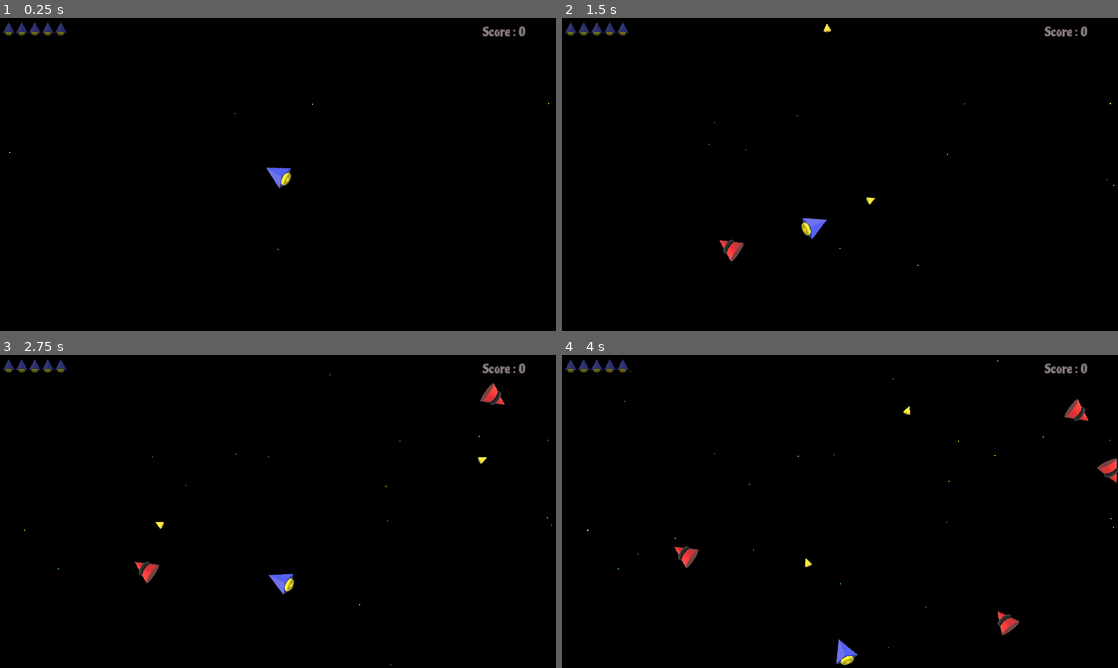
Above: before the commit, frames 1-4 (two rows, left to right).
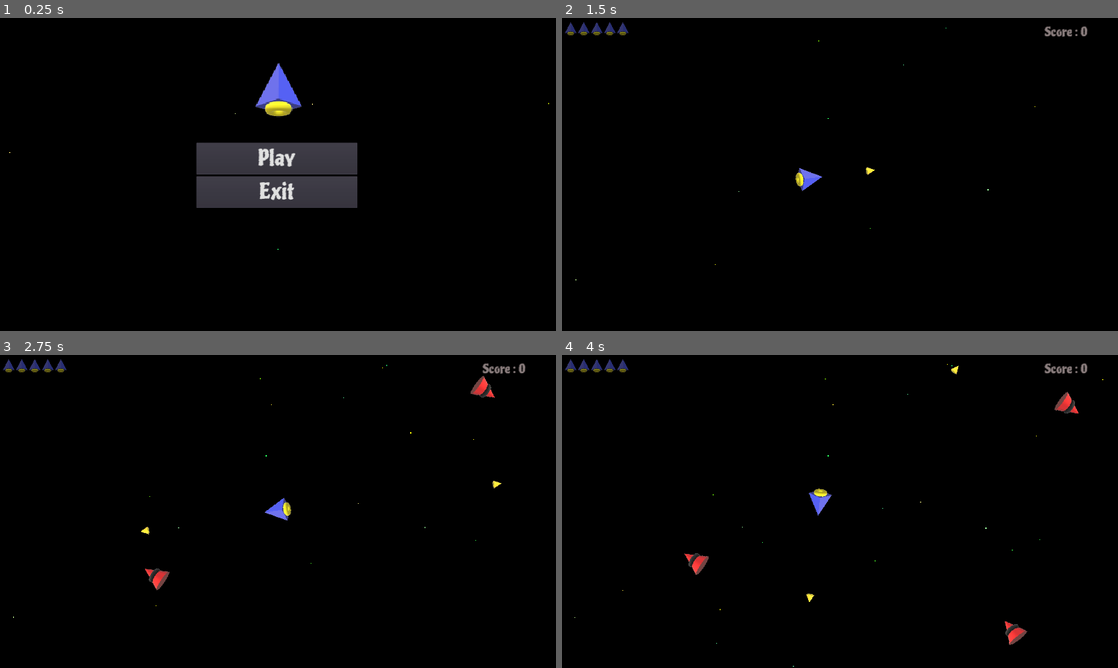
Above: after the commit, the same moments.

Repository: ufrshubham/OneClickRumble
Game: Godot game, scene res://scenes/MainMenu.tscn
Same seed, same stepped clock (60 frames per second), same inputs: the game is played once before the commit and once after it. Before the commit the project starts from res://scenes/Space.tscn.
Inputs (mouse positions are in pixels of both pictures, inside the frame that each line leads up to):
- Up to frame 1 (0.25 s): no input
- Up to frame 2 (1.5 s): click (840, 158) at 0.5 s, where only the run after the commit has a clickable "Play"; move the mouse to (962, 158) at 1.27 s; press the mouse at (962, 158) at 1.28 s
- Up to frame 3 (2.75 s): move the mouse to (166, 527) at 2.02 s; release the mouse at (166, 527) at 2.03 s; click (166, 527) at 2.1 s
- Up to frame 4 (4 s): move the mouse to (895, 442) at 2.77 s; press the mouse at (895, 442) at 2.78 s; move the mouse to (812, 574) at 3.52 s; release the mouse at (812, 574) at 3.53 s; click (812, 574) at 3.6 s

The runs differ from the first frame. In frame 1, 7.1% of the frame differs, in the area x 0-95%, y 1-61%; in frame 2, 0.6%; in frame 3, 1.1%; in frame 4, 1.5%.

Commit message:
Added main menu

Diff:
--- a/project.godot
+++ b/project.godot
@@ -15,8 +15,9 @@
 
 [application]
 
-config/name="No Gas Fighter"
-run/main_scene="res://scenes/Space.tscn"
+config/name="One Click Rumble"
+config/description="A 2D space shooter game."
+run/main_scene="res://scenes/MainMenu.tscn"
 config/icon="res://icon.png"
 
 [autoload]
--- /dev/null
+++ b/res/Piedra-Regular-MainMenu.tres
@@ -0,0 +1,10 @@
+[gd_resource type="DynamicFont" load_steps=2 format=2]
+
+[sub_resource type="DynamicFontData" id=1]
+font_path = "res://assets/Piedra-Regular.ttf"
+
+[resource]
+size = 50
+outline_color = Color( 0.945098, 1, 0, 1 )
+use_filter = true
+font_data = SubResource( 1 )
--- /dev/null
+++ b/scenes/MainMenu.tscn
@@ -0,0 +1,58 @@
+[gd_scene load_steps=4 format=2]
+
+[ext_resource path="res://assets/PlayerCraft.png" type="Texture" id=1]
+[ext_resource path="res://res/Piedra-Regular-MainMenu.tres" type="DynamicFont" id=2]
+[ext_resource path="res://scripts/MainMenu.gd" type="Script" id=3]
+
+[node name="MainMenu" type="Node2D"]
+script = ExtResource( 3 )
+
+[node name="Stars" type="CPUParticles2D" parent="."]
+position = Vector2( 640, 360 )
+z_index = -1
+amount = 100
+lifetime = 4.0
+preprocess = 1.0
+speed_scale = 0.2
+randomness = 1.0
+lifetime_randomness = 1.0
+fixed_fps = 30
+emission_shape = 2
+emission_rect_extents = Vector2( 640, 360 )
+spread = 180.0
+gravity = Vector2( 0, 0 )
+initial_velocity = 50.0
+initial_velocity_random = 1.0
+scale_amount = 2.0
+color = Color( 0.968627, 0.917647, 0.505882, 1 )
+hue_variation = 1.0
+hue_variation_random = 1.0
+
+[node name="VBoxContainer" type="VBoxContainer" parent="."]
+margin_left = 451.901
+margin_top = 287.319
+margin_right = 822.901
+margin_bottom = 435.319
+__meta__ = {
+"_edit_use_anchors_": false
+}
+
+[node name="PlayButton" type="Button" parent="VBoxContainer"]
+margin_right = 371.0
+margin_bottom = 72.0
+custom_fonts/font = ExtResource( 2 )
+text = "Play"
+
+[node name="ExitButton" type="Button" parent="VBoxContainer"]
+margin_top = 76.0
+margin_right = 371.0
+margin_bottom = 148.0
+custom_fonts/font = ExtResource( 2 )
+text = "Exit"
+
+[node name="GameTitle" type="Sprite" parent="."]
+position = Vector2( 641.146, 166.222 )
+scale = Vector2( 2, 2 )
+texture = ExtResource( 1 )
+[connection signal="button_up" from="VBoxContainer/PlayButton" to="." method="_on_PlayButton_button_up"]
+[connection signal="button_up" from="VBoxContainer/ExitButton" to="." method="_on_ExitButton_button_up"]
--- /dev/null
+++ b/scripts/MainMenu.gd
@@ -0,0 +1,7 @@
+extends Node2D
+
+func _on_PlayButton_button_up():
+	get_tree().change_scene("res://scenes/Space.tscn")
+
+func _on_ExitButton_button_up():
+	get_tree().quit()
Binary file added: icon.png
Not shown, changed: .gitignore
